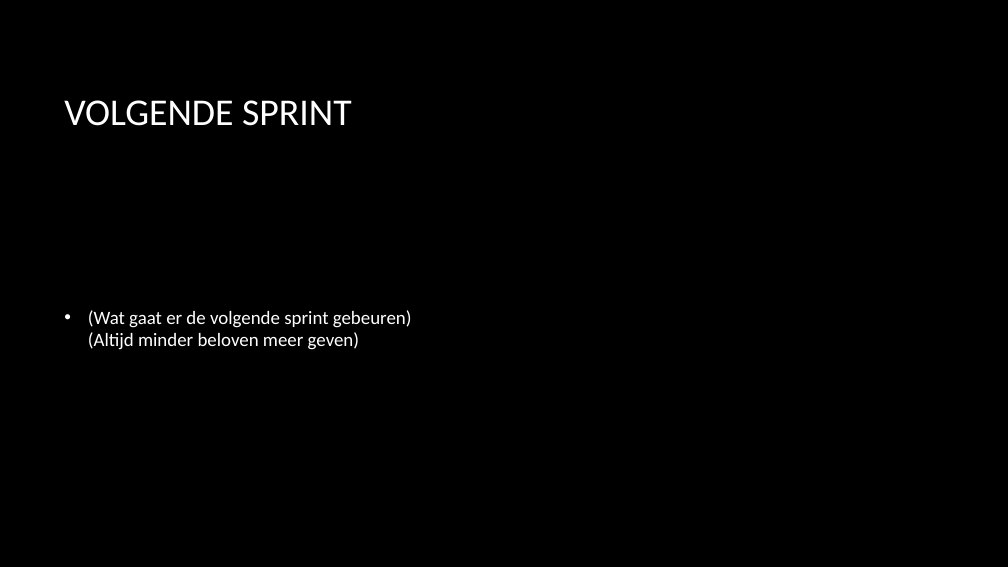
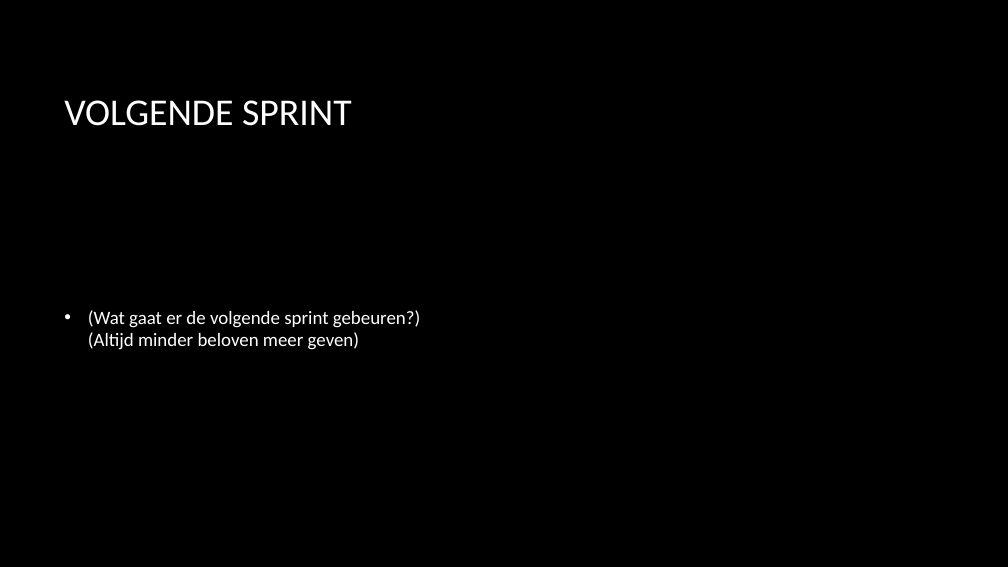
Before and after one commit to Matthijs-Hart/Project-5-6---Floating-Farm, a slide deck: slide 8 of Presentaties/Template Sprint Reviews.pptx. Drawn at 1008x567 pixels with LibreOffice and Linux fonts; fonts in the diff are those of the drawing; background and template pictures are left out. Boxes give left, top, right and bottom in pixels: in the first picture for what was removed or moved away, otherwise in the second. Text is boxed around its words. In the diff, an @@ line names an element or a change of style, - is before the commit and + after.

Commit message:
Template aangepast van sprint reviews

```diff
--- a/Presentaties/Template Sprint Reviews.pptx
+++ b/Presentaties/Template Sprint Reviews.pptx
@@ text at (88,310,420,350): text changed @@
-• (Wat gaat er de volgende sprint gebeuren)
-  (Altijd minder beloven meer geven)
+• (Wat gaat er de volgende sprint gebeuren?)
+  (Altijd minder beloven meer geven)
```
Also in this commit, not shown: 2 other slides changed, 1 other file.
